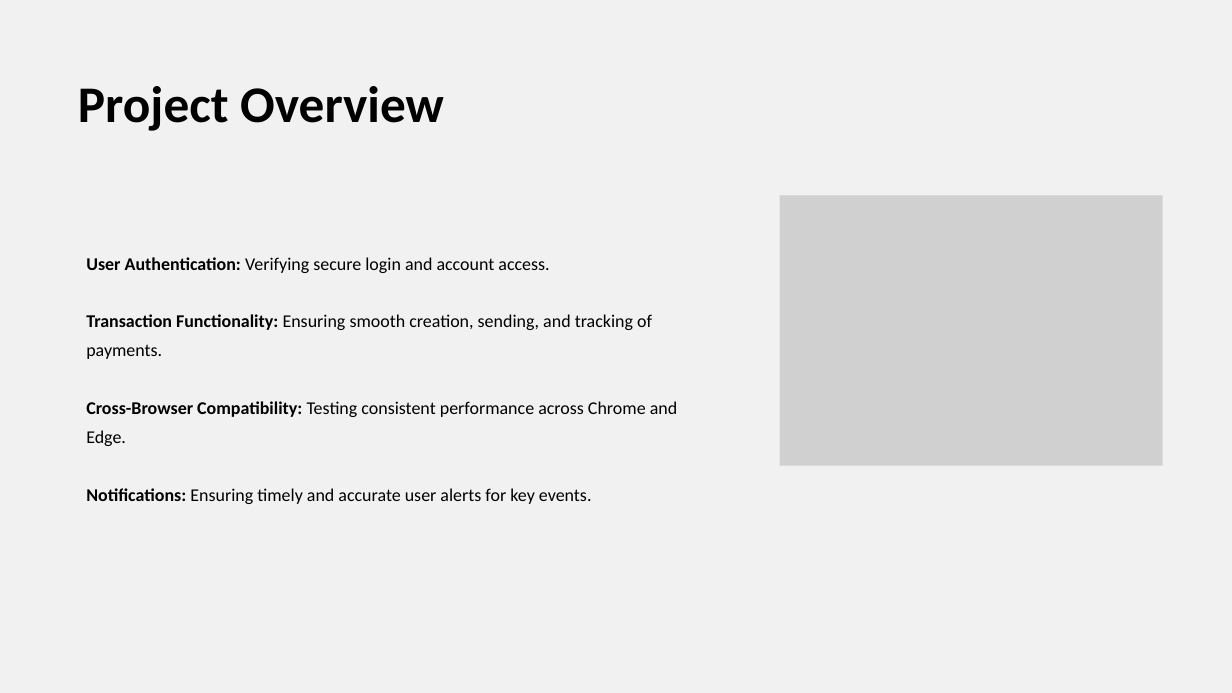
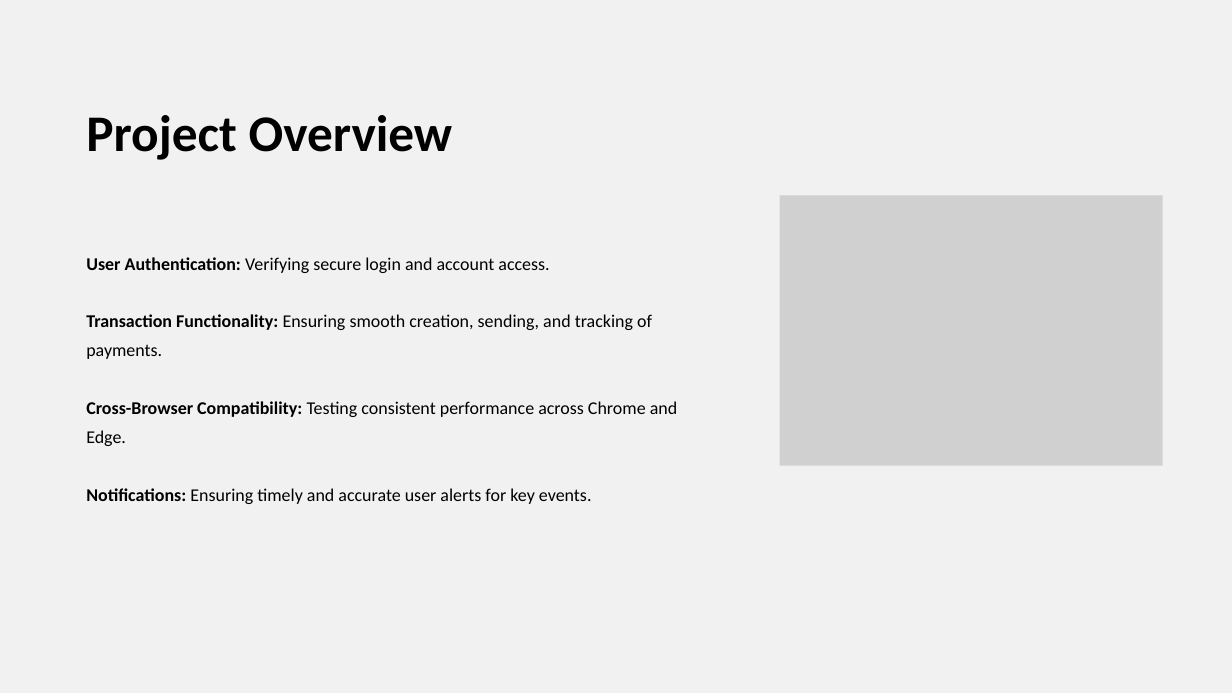
Before and after one commit to Abeer-Tlalka/QA_Automation_middle_project, a slide deck: slide 6 of QA Automation AbeerTlalka.pptx (slide 5 before the commit). Drawn at 1232x693 pixels with LibreOffice and Linux fonts; fonts in the diff are those of the drawing; grey boxes stand for pictures. Boxes give left, top, right and bottom in pixels: in the first picture for what was removed or moved away, otherwise in the second. Text is boxed around its words. In the diff, an @@ line names an element or a change of style, - is before the commit and + after.

```diff
--- a/QA Automation AbeerTlalka.pptx
+++ b/QA Automation AbeerTlalka.pptx
@@ text "Project Overview": place and size @@
-text "Project Overview" at box(78, 86, 444, 131)
+text "Project Overview" at box(86, 115, 453, 160)
@@ text "Project Overview" at box(86, 115, 453, 160): alignment centre to left @@
```
Also in this commit, not shown: 6 other slides changed, 2 slides added.
